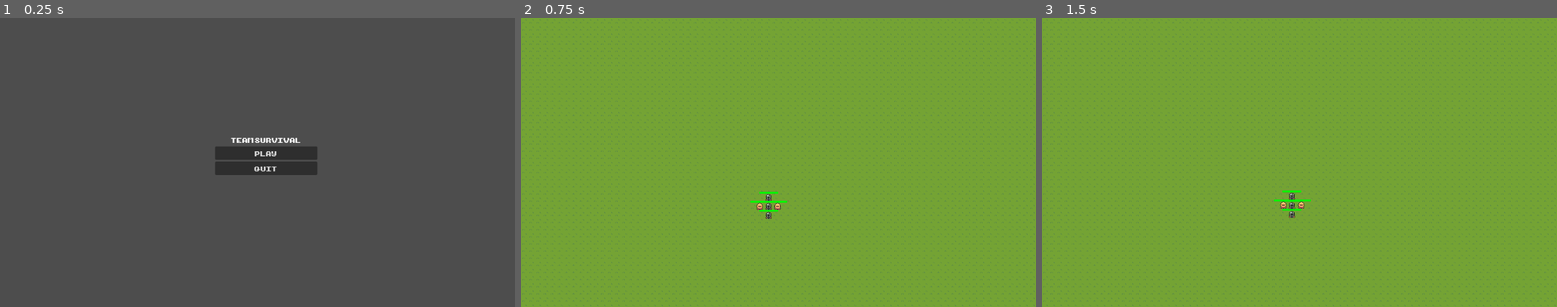
Above: before the commit, frames 1-3 (left to right).
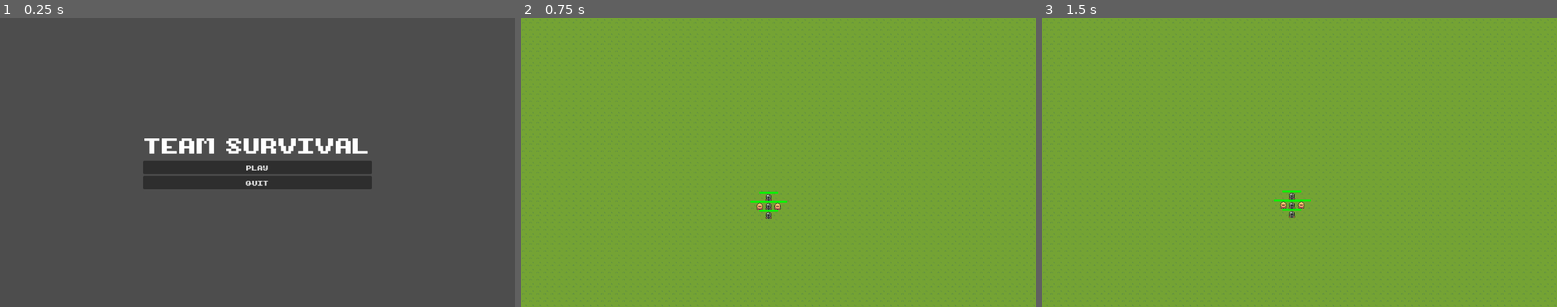
Above: after the commit, the same moments.

Repository: lm98/team-survival
Game: Godot game, scene res://scenes/ui/main_menu.tscn
Same seed, same stepped clock (60 frames per second), same inputs: the game is played once before the commit and once after it. This scene is started directly instead of the project's main scene.
Inputs (mouse positions are in pixels of both pictures, inside the frame that each line leads up to):
- Up to frame 1 (0.25 s): no input
- Up to frame 2 (0.75 s): click "PLAY" at 0.5 s
- Up to frame 3 (1.5 s): tap Enter at 1.25 s; move the mouse to (1412, 148) at 1.27 s; click (1412, 148) at 1.35 s

The runs differ from the first frame. In frame 1, 5.3% of the frame differs, in the area x 27-73%, y 41-60%; in frame 2, nothing differs; in frame 3, nothing differs.

Commit message:
refactor: resize title

Diff:
--- a/scenes/ui/main_menu.tscn
+++ b/scenes/ui/main_menu.tscn
@@ -17,10 +17,10 @@
 
 [node name="MarginContainer" type="MarginContainer" parent="."]
 layout_mode = 0
-offset_left = 482.0
-offset_top = 262.0
-offset_right = 711.0
-offset_bottom = 403.0
+offset_left = 321.0
+offset_top = 248.0
+offset_right = 833.0
+offset_bottom = 384.0
 
 [node name="VBoxContainer" type="VBoxContainer" parent="MarginContainer"]
 layout_mode = 2
@@ -28,7 +28,8 @@
 [node name="Label" type="Label" parent="MarginContainer/VBoxContainer"]
 layout_mode = 2
 theme_override_fonts/font = ExtResource("1_xft2i")
-text = "TEAM SURVIVAL"
+theme_override_font_sizes/font_size = 50
+text = "TEAM    SURVIVAL"
 horizontal_alignment = 1
 
 [node name="Play" type="Button" parent="MarginContainer/VBoxContainer"]
